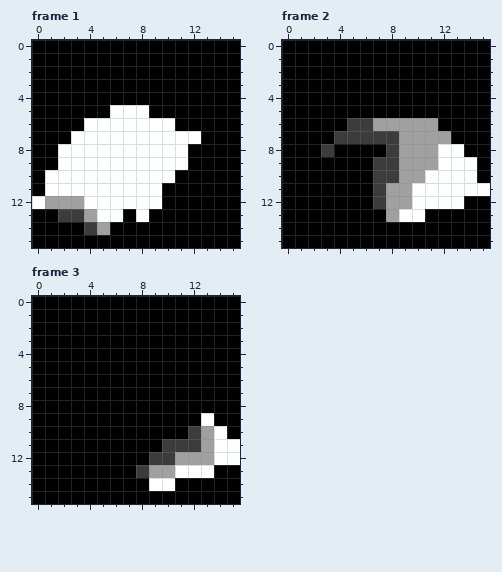
Two states of a pixel-art file, art/sprite_tiles/dagger_north.aseprite. The first picture shows the starting point.
16x16 pixels, 4 frames. Shown: frame 1, frame 2, frame 3.
And afterwards:
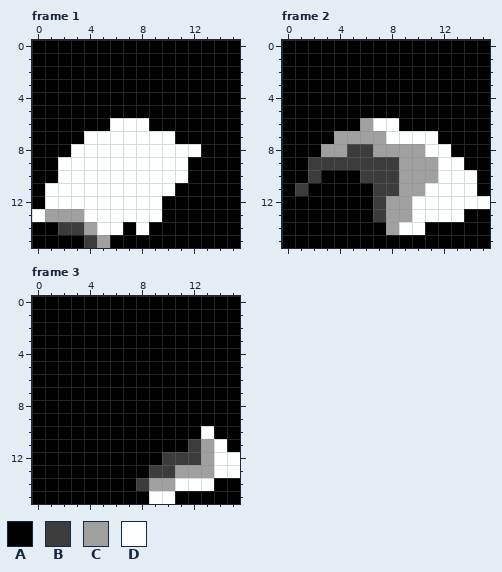
Palette (. is transparent): A #000000  B #3c3c3c  C #a0a0a0  D #feffff
Edits made:
Frame 1:
y 5: x 6..8 DDD -> AAA
y 6: x 4..5 DD -> AA; x 9..10 DD -> AA
y 7: x 3 D -> A; x 11..12 DD -> AA
y 8: x 2 D -> A; x 12 A -> D
y 10: x 1 D -> A; x 11 A -> D
y 11: x 10 A -> D
y 12: x 0..3 DCCC -> ADDD
y 13: x 0..4 AABBC -> DCCCD; x 7 A -> D; x 9 A -> D
y 14: x 2..6 AABCA -> BBCDD; x 8 A -> D
y 15: x 4..5 AA -> BC
Frame 2:
y 6: x 5..11 BBCCCCC -> ACDDAAA
y 7: x 4..12 BBBBBCCCC -> CCCCDDDDA
y 8: x 3..8 BAAAAB -> CCBBCC; x 11 C -> D; x 13 D -> A
y 9: x 2..6 AAAAA -> BBBBB; x 14 D -> A
y 10: x 2 A -> B; x 6 A -> B; x 11 D -> C
y 11: x 1 A -> B; x 8 C -> B; x 10 D -> C; x 15 D -> A
y 12: x 14..15 AA -> DD
y 13: x 7 A -> B; x 9 D -> C; x 11..13 AAA -> DDD
y 14: x 8..10 AAA -> CDD
Frame 3:
y 9: x 13 D -> A
y 10: x 12..14 BCD -> ADA
y 11: x 10..11 BB -> AA; x 15 D -> A
y 12: x 9 B -> A; x 11..12 CC -> BB
y 13: x 8..15 BCCDDDAA -> ABBCCCDD
y 14: x 8..13 ADDAAA -> BCCDDD
y 15: x 9..10 AA -> DD
Boxes around the changes in both pictures, in picture pixels (x1, y1, x2, y2):
changed: (32, 105, 201, 248)
changed: (295, 118, 490, 235)
changed: (136, 413, 240, 504)
